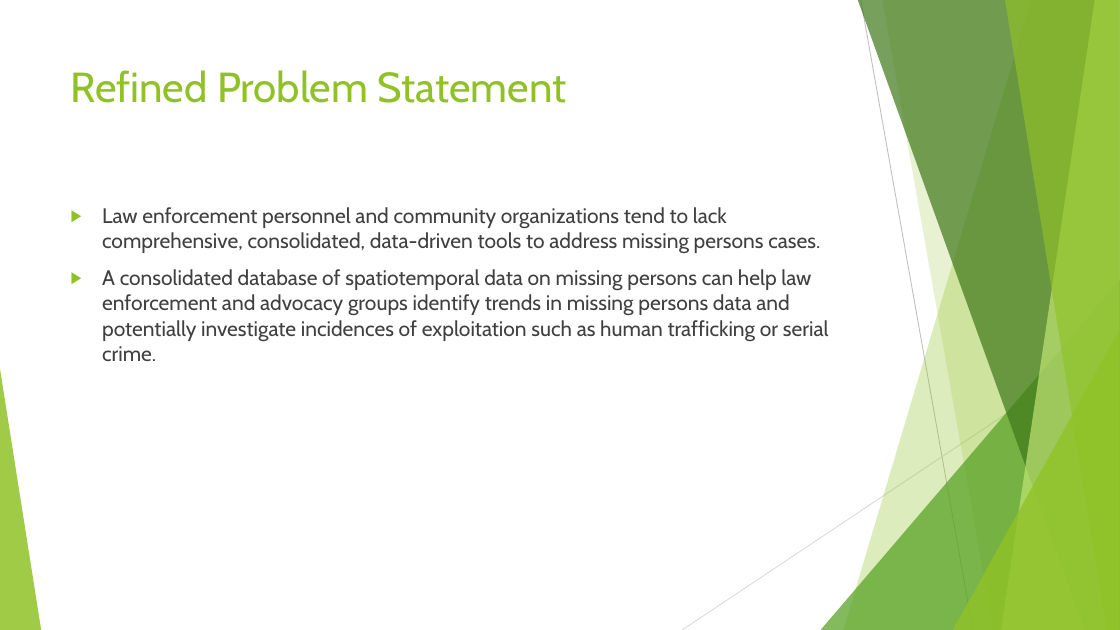
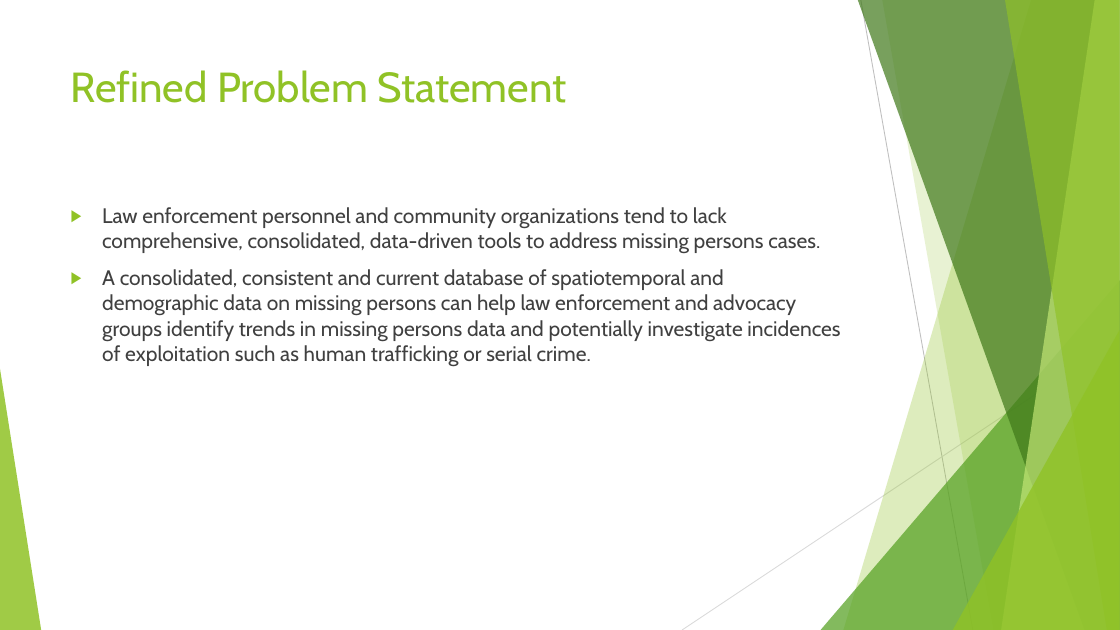
Before and after one commit to NelsonFoster/Data-Science-Capstone, a slide deck: slide 3 of Documentation/ProjectUpdate07022019.pptx. Drawn at 1120x630 pixels with LibreOffice and Linux fonts; fonts in the diff are those of the drawing. Boxes give left, top, right and bottom in pixels: in the first picture for what was removed or moved away, otherwise in the second. Text is boxed around its words. In the diff, an @@ line names an element or a change of style, - is before the commit and + after.

Commit message:
Revised Update Presentation

```diff
--- a/Documentation/ProjectUpdate07022019.pptx
+++ b/Documentation/ProjectUpdate07022019.pptx
@@ text at <box>102,269,840,367</box>: text changed @@
-▶ A consolidated database of spatiotemporal data on missing persons can help law enforcement and advocacy groups identify trends in missing persons data and potentially investigate incidences of exploitation such as human trafficking or serial crime.
+▶ A consolidated, consistent and current database of spatiotemporal and demographic data on missing persons can help law enforcement and advocacy groups identify trends in missing persons data and potentially investigate incidences of exploitation such as human trafficking or serial crime.
```
Also in this commit, not shown: 1 other slide changed, 2 other files.
